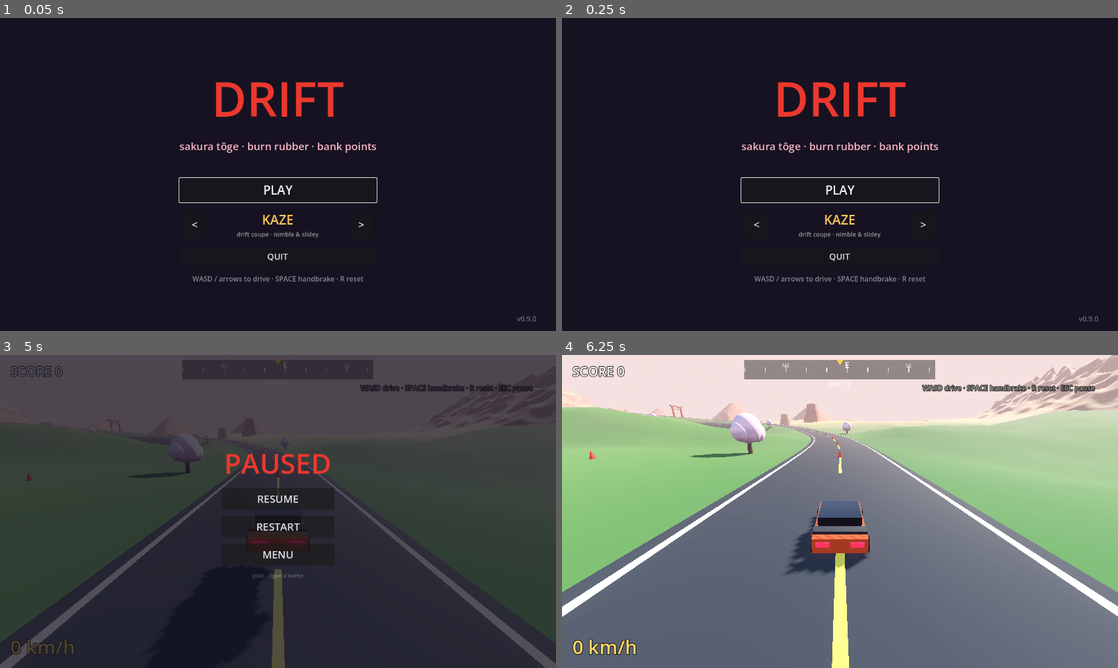
Above: before the commit, frames 1-4 (two rows, left to right).
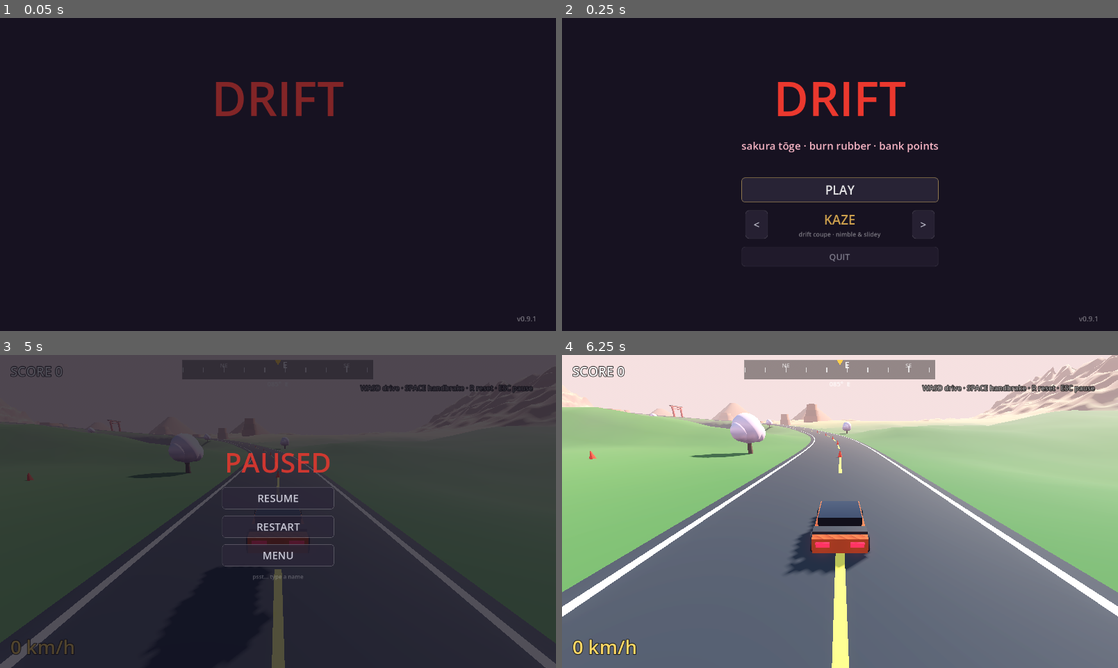
Above: after the commit, the same moments.

Repository: Sw0l1y/drift
Game: Godot game, scene res://scenes/MainMenu.tscn
The game is run twice, just before and just after one commit, with the same random seed, the same clock (stepped at 60 frames per second) and the same inputs.
Inputs (mouse positions are in pixels of both pictures, inside the frame that each line leads up to):
- Up to frame 1 (0.05 s): no input
- Up to frame 2 (0.25 s): no input
- Up to frame 3 (5 s): click "PLAY" at 0.5 s; tap Enter at 1.25 s; move the mouse to (400, 495) at 1.27 s; hold D 1.28-2 s; hold R 1.28-2 s; click (400, 495) at 1.42 s; tap Space at 1.52, 4.52 s; drag from (166, 527) to (250, 574) at 2.02 s; move the mouse to (333, 442) at 2.77 s; hold D 2.78-3.5 s; hold R 2.78-3.5 s; click (333, 442) at 2.92 s; drag from (250, 574) to (111, 464) at 3.52 s; move the mouse to (444, 558) at 4.27 s; hold A from 4.28 s (still down); hold R from 4.28 s (still down); click (444, 558) at 4.42 s; tap Escape at 4.9 s
- Up to frame 4 (6.25 s): release A at 5 s; release R at 5 s; click "MENU" at 5 s; click "PLAY" at 5.75 s

The runs differ from the first frame. In frame 1, 2.2% of the frame differs, in the area x 32-97%, y 20-97%; in frame 2, 3.7%; in frame 3, 1.2%; in frame 4, nothing differs.

Commit message:
v0.9.1 — UI polish pass (design-engineering principles)
Applies button feedback + entrance motion across the menus via a new
Ui.gd helper, following Emil Kowalski's principles: responsive buttons
(scale 0.97 on press, subtle hover, custom-styled flat boxes instead
of default Godot gray), entrances that ease out from scale 0.96 +
opacity (never from nothing), all under 300ms, and a staggered main-
menu cascade. Pause overlay and dev panel pop in; nothing animates a
keyboard-repeated action.

Co-Authored-By: Claude Fable 5 <noreply@anthropic.com>

Diff:
--- a/project.godot
+++ b/project.godot
@@ -11,7 +11,7 @@
 [application]
 
 config/name="Drift"
-config/version="0.9.0"
+config/version="0.9.1"
 run/main_scene="res://scenes/MainMenu.tscn"
 config/features=PackedStringArray("4.6", "Forward Plus")
 config/icon="res://icon.svg"
--- a/scripts/DevPanel.gd
+++ b/scripts/DevPanel.gd
@@ -96,6 +96,7 @@
 
 	_refresh_profiles()
 	_refresh_values()
+	Ui.pop_in(panel, 0.2)
 
 func _build_section(root: VBoxContainer, heading: String, car: String) -> void:
 	var h := Label.new()
@@ -129,6 +130,7 @@
 	b.pressed.connect(func() -> void:
 		Sfx.oneshot(self, Sfx.click(), -7.0)
 		cb.call())
+	Ui.style_button(b)
 	return b
 
 func _refresh_profiles() -> void:
--- a/scripts/Main.gd
+++ b/scripts/Main.gd
@@ -1,6 +1,6 @@
 extends Node3D
 
-const VERSION := "0.9.0"
+const VERSION := "0.9.1"
 const CONE_POINTS := 75
 
 const MAP_SIZE := 1400.0
--- a/scripts/MainMenu.gd
+++ b/scripts/MainMenu.gd
@@ -1,6 +1,6 @@
 extends Control
 
-const VERSION := "0.9.0"
+const VERSION := "0.9.1"
 const SECRET := "nathan"
 
 var _car_name: Label
@@ -45,6 +45,7 @@
 	play.custom_minimum_size = Vector2(260, 56)
 	play.add_theme_font_size_override("font_size", 28)
 	play.pressed.connect(_start_game)
+	Ui.style_button(play)
 	vbox.add_child(play)
 
 	# Car selector — cycles through the Garage registry.
@@ -58,6 +59,7 @@
 	prev.custom_minimum_size = Vector2(52, 64)
 	prev.add_theme_font_size_override("font_size", 24)
 	prev.pressed.connect(_cycle_car.bind(-1))
+	Ui.style_button(prev)
 	selector.add_child(prev)
 
 	var car_box := VBoxContainer.new()
@@ -82,6 +84,7 @@
 	next.custom_minimum_size = Vector2(52, 64)
 	next.add_theme_font_size_override("font_size", 24)
 	next.pressed.connect(_cycle_car.bind(1))
+	Ui.style_button(next)
 	selector.add_child(next)
 
 	_refresh_car()
@@ -91,6 +94,7 @@
 	quit.custom_minimum_size = Vector2(260, 44)
 	quit.add_theme_font_size_override("font_size", 20)
 	quit.pressed.connect(func() -> void: get_tree().quit())
+	Ui.style_button(quit)
 	vbox.add_child(quit)
 
 	var controls := Label.new()
@@ -108,6 +112,8 @@
 	version.add_theme_color_override("font_color", Color(1, 1, 1, 0.4))
 	add_child(version)
 
+	# Staggered entrance — each row eases in just after the one above it.
+	Ui.stagger_fade([title, subtitle, play, selector, quit, controls])
 	play.grab_focus()
 
 func _unhandled_input(event: InputEvent) -> void:
--- a/scripts/PauseLayer.gd
+++ b/scripts/PauseLayer.gd
@@ -9,6 +9,7 @@
 var live_car = null   # passed in by Main so the dev panel can re-tune live
 
 var _menu: Control
+var _menu_box: VBoxContainer
 var _dev: DevPanel
 var _typed := ""
 
@@ -41,6 +42,7 @@
 	else:
 		_menu.visible = true
 		get_tree().paused = true
+		Ui.pop_in(_menu_box, 0.18)
 
 func _resume() -> void:
 	_menu.visible = false
@@ -78,6 +80,7 @@
 	vbox.alignment = BoxContainer.ALIGNMENT_CENTER
 	vbox.add_theme_constant_override("separation", 14)
 	_menu.add_child(vbox)
+	_menu_box = vbox
 
 	var title := Label.new()
 	title.text = "PAUSED"
@@ -109,4 +112,5 @@
 	b.pressed.connect(func() -> void:
 		Sfx.oneshot(self, Sfx.click(), -6.0)
 		cb.call())
+	Ui.style_button(b)
 	return b
--- /dev/null
+++ b/scripts/Ui.gd
@@ -0,0 +1,73 @@
+class_name Ui
+# Shared UI feel helpers, applying design-engineering principles to the
+# game's menus: responsive buttons (press/hover feedback), and entrance
+# animations that ease out, start from ~0.96 (never from nothing), stay
+# under 300ms, and stagger. Motion is tuned crisp/energetic to match the
+# arcade-drift mood.
+
+const ENTER := 0.26      # entrance duration
+const PRESS := 0.10      # press-down feedback
+const RELEASE := 0.15    # release / hover settle
+
+static func style_button(b: Button) -> void:
+	b.add_theme_stylebox_override("normal", _box(Color(0.17, 0.15, 0.22, 0.92), Color(1, 1, 1, 0.12)))
+	b.add_theme_stylebox_override("hover", _box(Color(0.26, 0.22, 0.32, 0.96), Color(1.0, 0.82, 0.4, 0.5)))
+	b.add_theme_stylebox_override("pressed", _box(Color(0.12, 0.1, 0.16, 1.0), Color(1.0, 0.82, 0.4, 0.7)))
+	b.add_theme_stylebox_override("focus", _box(Color(0, 0, 0, 0), Color(1.0, 0.82, 0.4, 0.55)))
+	b.add_theme_color_override("font_color", Color(0.9, 0.9, 0.95))
+	b.add_theme_color_override("font_hover_color", Color(1, 1, 1))
+	b.add_theme_color_override("font_pressed_color", Color(1.0, 0.85, 0.5))
+	# Keep the scale pivot centred so press/hover feedback scales in place.
+	b.resized.connect(func() -> void: b.pivot_offset = b.size * 0.5)
+	b.button_down.connect(func() -> void: _scale(b, 0.96, PRESS))
+	b.button_up.connect(func() -> void: _scale(b, 1.0, RELEASE))
+	b.mouse_entered.connect(func() -> void: _scale(b, 1.03, RELEASE))
+	b.mouse_exited.connect(func() -> void: _scale(b, 1.0, RELEASE))
+
+static func _box(bg: Color, border: Color, radius := 8) -> StyleBoxFlat:
+	var s := StyleBoxFlat.new()
+	s.bg_color = bg
+	s.set_corner_radius_all(radius)
+	s.set_border_width_all(1)
+	s.border_color = border
+	s.content_margin_left = 16.0
+	s.content_margin_right = 16.0
+	s.content_margin_top = 9.0
+	s.content_margin_bottom = 9.0
+	return s
+
+static func _scale(c: Control, to: float, dur: float) -> void:
+	if not c.is_inside_tree():
+		return
+	if c.has_meta("_stw"):
+		var old: Tween = c.get_meta("_stw")
+		if old != null and old.is_valid():
+			old.kill()
+	c.pivot_offset = c.size * 0.5
+	var t := c.create_tween().set_ease(Tween.EASE_OUT).set_trans(Tween.TRANS_CUBIC)
+	t.tween_property(c, "scale", Vector2(to, to), dur)
+	c.set_meta("_stw", t)
+
+# Fade + gentle scale-up entrance (panels, overlays). Scales from 0.97 so
+# nothing appears from nothing; eases out; centred pivot.
+static func pop_in(c: Control, dur := ENTER) -> void:
+	if not c.is_inside_tree():
+		return
+	c.pivot_offset = c.size * 0.5
+	c.modulate.a = 0.0
+	c.scale = Vector2(0.97, 0.97)
+	var t := c.create_tween().set_parallel(true).set_ease(Tween.EASE_OUT).set_trans(Tween.TRANS_CUBIC)
+	t.tween_property(c, "modulate:a", 1.0, dur)
+	t.tween_property(c, "scale", Vector2.ONE, dur)
+
+# Staggered fade for a set of controls — each comes in just after the last.
+static func stagger_fade(items: Array, step := 0.05, dur := 0.24) -> void:
+	var i := 0
+	for c: Control in items:
+		if c == null:
+			continue
+		c.modulate.a = 0.0
+		var t := c.create_tween().set_ease(Tween.EASE_OUT).set_trans(Tween.TRANS_CUBIC)
+		t.tween_interval(i * step)
+		t.tween_property(c, "modulate:a", 1.0, dur)
+		i += 1
Not shown, added: scripts/Ui.gd.uid
